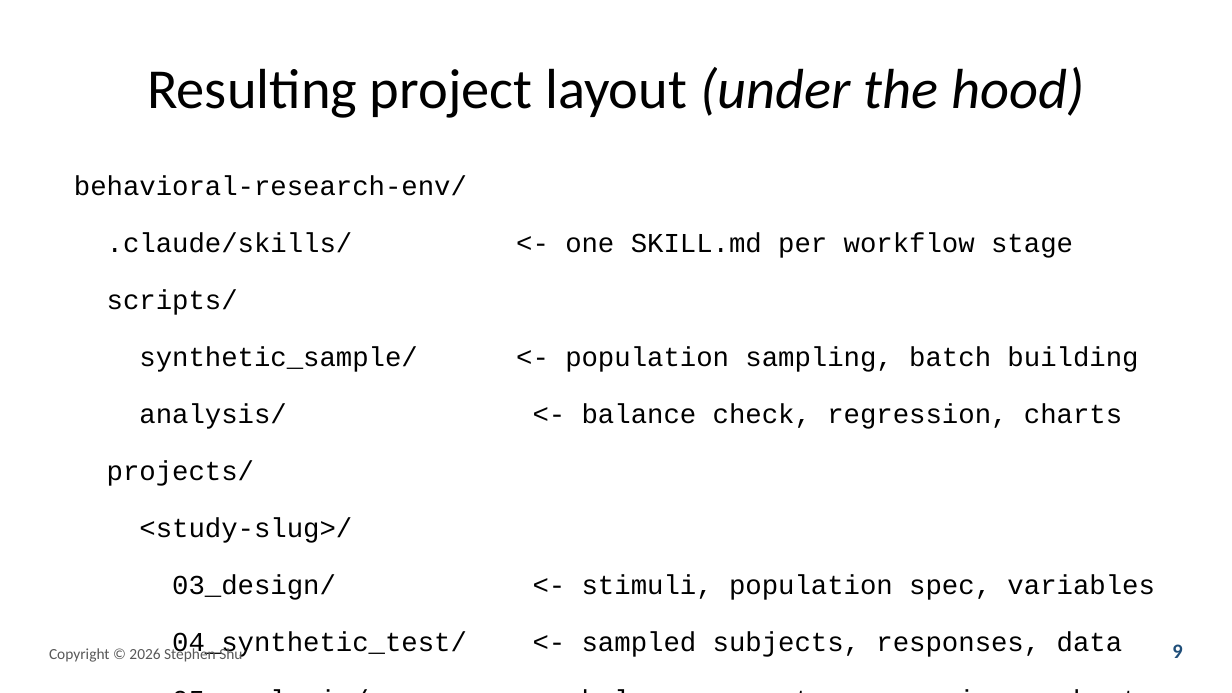
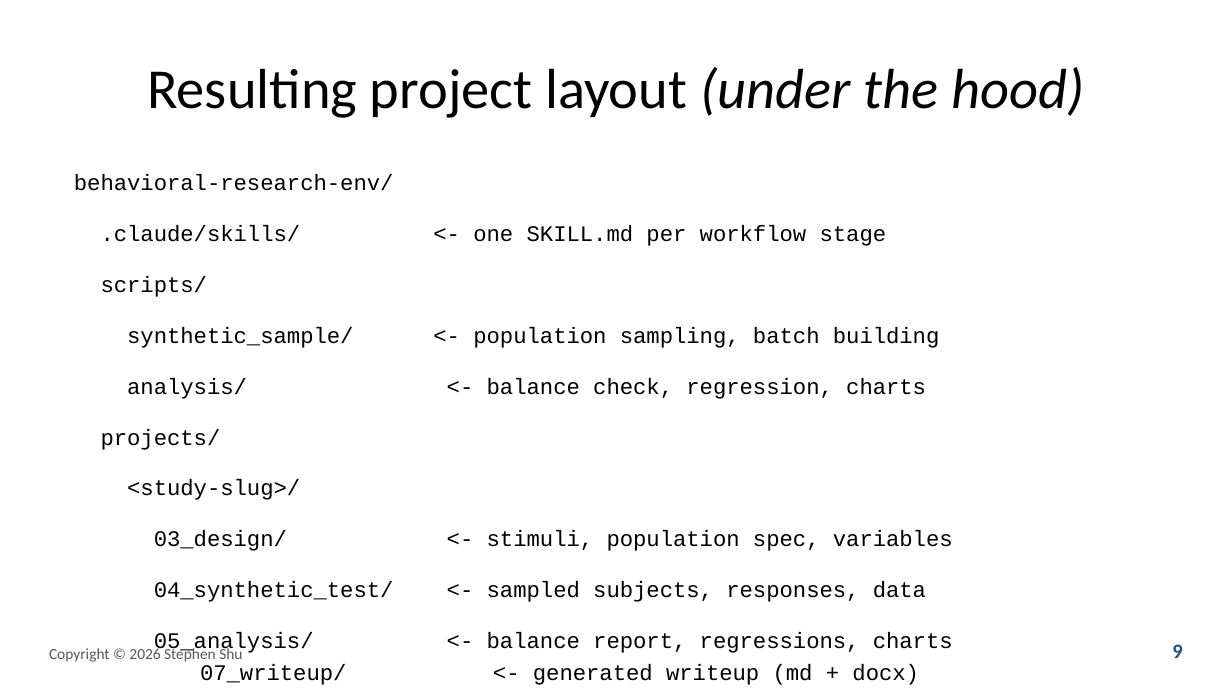
Before and after one commit to prof-stephenshu/behavioral-research-env, a slide deck: slide 9 of presentations/2026-workshop/slides.pptx. Drawn at 1232x693 pixels with LibreOffice and Linux fonts; fonts in the diff are those of the drawing. Boxes give left, top, right and bottom in pixels: in the first picture for what was removed or moved away, otherwise in the second. Text is boxed around its words. In the diff, an @@ line names an element or a change of style, - is before the commit and + after.

Commit message:
Cap slide 9 font size further after it still overflowed in PowerPoint
The Courier -> Courier New fix wasnt enough on its own -- LibreOffice
still measures this slides code block as fitting at 16pt while real
PowerPoint still clips it. Added an explicit safety cap (13pt, about
19% smaller) for this slide specifically, applied after the normal
render-based shrink loop finishes. Its expressed as a cap rather than
a relative cut so re-running fix_overflow.py stays idempotent.

```diff
--- a/presentations/2026-workshop/slides.pptx
+++ b/presentations/2026-workshop/slides.pptx
@@ text "behavioral-research-env/ .claude/skills/ <- one SKILL.md ..." at <box>74,174,953,685</box>: size 16 to 13 pt @@
```
Also in this commit, not shown: 1 other file.
